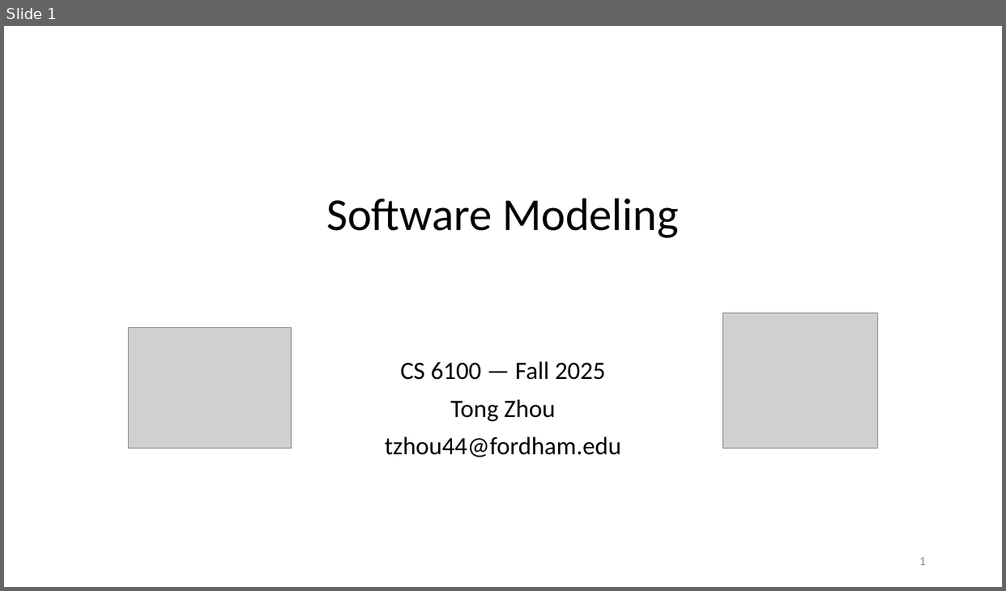
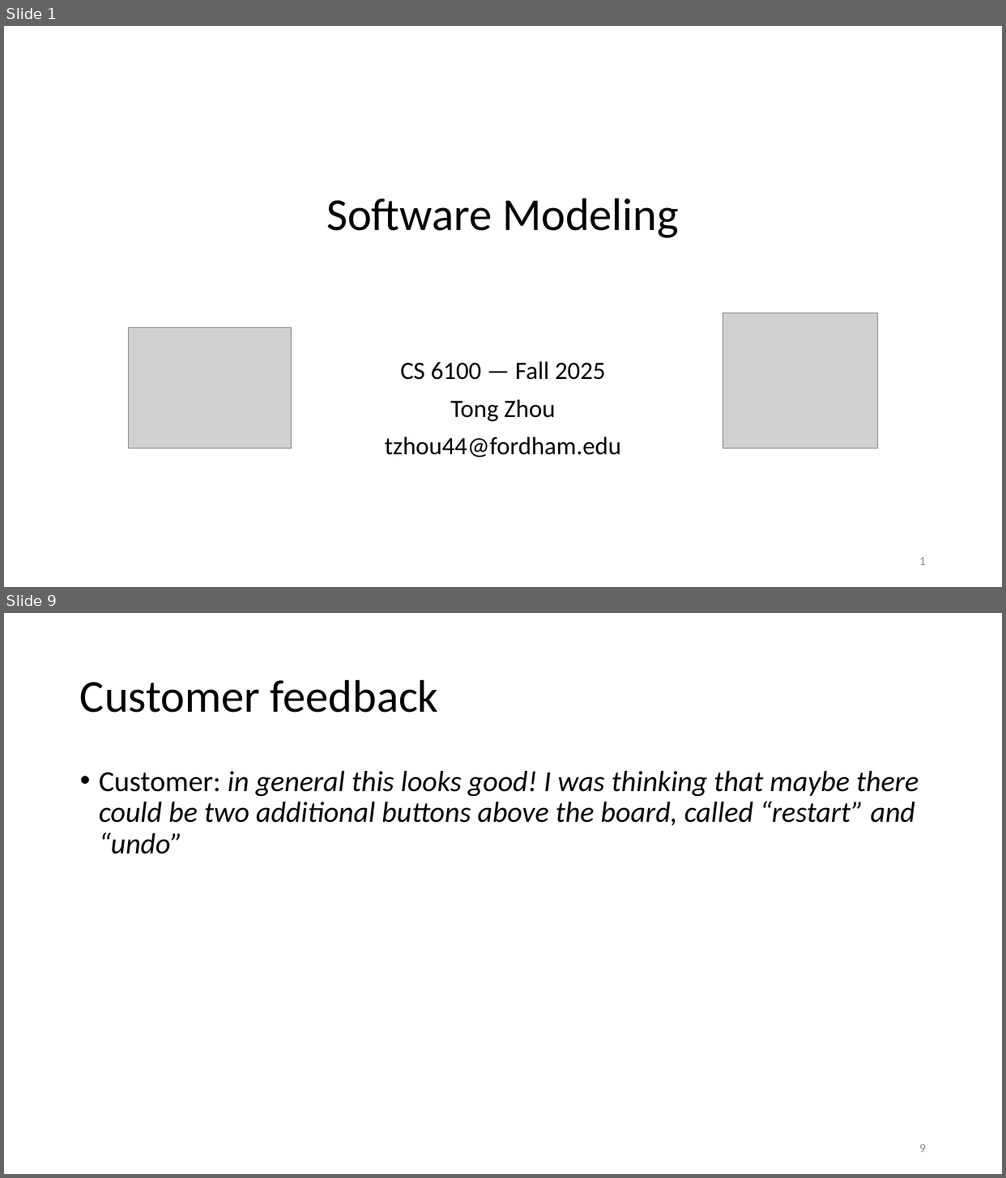
Before and after one commit to tongzhou80/cs6100, a slide deck: slides/Lecture3.pptx. Shown one above the other, each under a label of ours: slide 1 before the commit, slides 1 and 9 after it; the slides between them are not shown. The pictures are 1006x591 and 1006x1178 pixels, drawn with LibreOffice and Linux fonts; fonts in the diff are those of the drawing; grey boxes stand for pictures; background and template pictures are left out. Boxes give left, top, right and bottom in pixels: in the first picture for what was removed or moved away, otherwise in the second. Text is boxed around its words. In the diff, an @@ line names an element or a change of style, - is before the commit and + after.

```diff
--- a/slides/Lecture3.pptx
+++ b/slides/Lecture3.pptx
@@ slide 9 added at (4,613,1002,1174), background #FFFFFF @@
@@ title added at (80,679,439,713), 44 pt, text #000000 @@
+Customer feedback
@@ text added at (99,771,918,854), 28 pt, text #000000, italic @@
+• Customer: in general this looks good! I was thinking that maybe there could be two additional buttons above the board, called “restart” and “undo”
@@ page number added at (919,1144,926,1152), 12 pt, text #8C8C8C @@
+9
```
Also in this commit, not shown: 12 other slides added, 1 slide removed, 3 other files.
